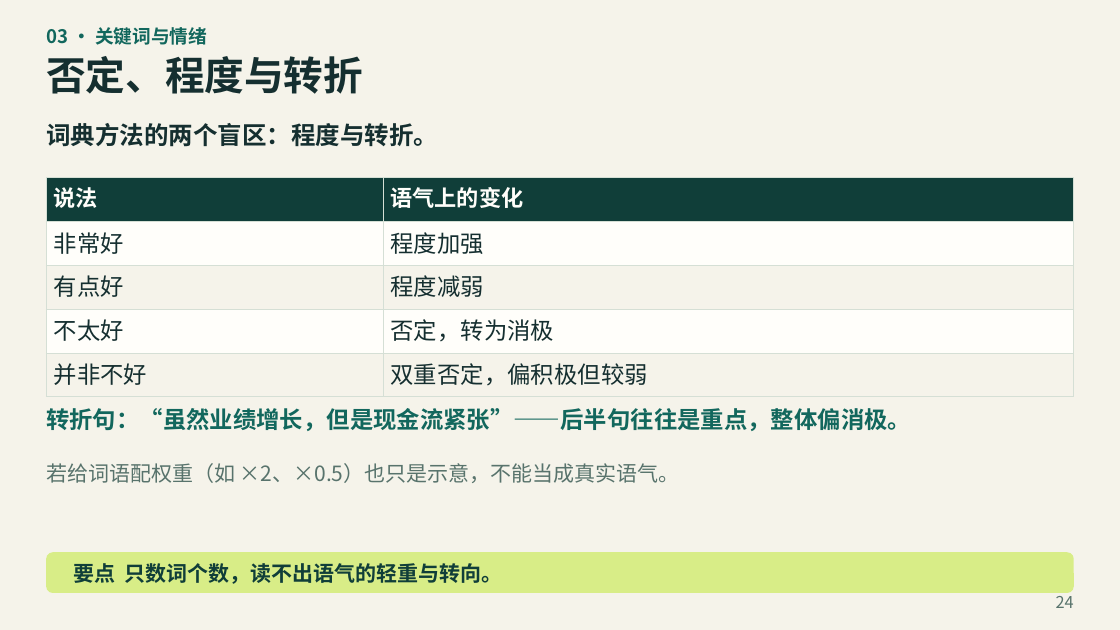
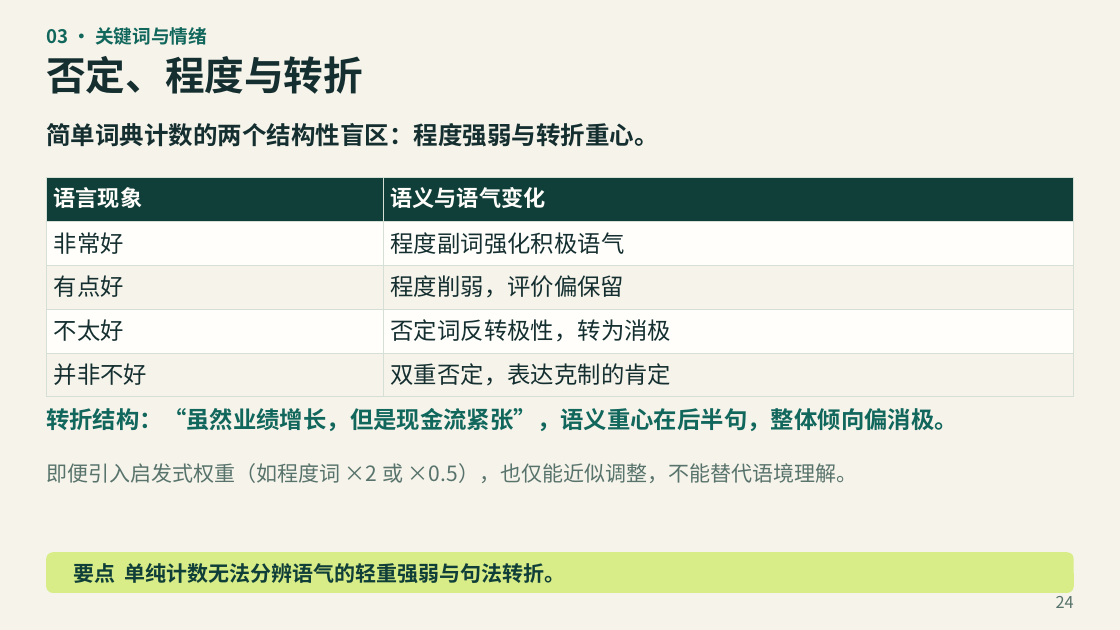
Before and after one commit to jefeerzhang/jefeerzhang.github.io, a slide deck: slide 24 of courses/big-data-finance/text-analysis/文本分析教学PPT.pptx. Drawn at 1120x630 pixels with LibreOffice and Linux fonts; fonts in the diff are those of the drawing. Boxes give left, top, right and bottom in pixels: in the first picture for what was removed or moved away, otherwise in the second. Text is boxed around its words. In the diff, an @@ line names an element or a change of style, - is before the commit and + after.

```diff
--- a/courses/big-data-finance/text-analysis/文本分析教学PPT.pptx
+++ b/courses/big-data-finance/text-analysis/文本分析教学PPT.pptx
@@ text at (x1=46, y1=123, x2=659, y2=147): text changed @@
-词典方法的两个盲区：程度与转折。
+简单词典计数的两个结构性盲区：程度强弱与转折重心。
@@ table at (x1=46, y1=178, x2=1074, y2=397) @@
-row 1, column 1: 说法
+row 1, column 1: 语言现象
-row 1, column 2: 语气上的变化
+row 1, column 2: 语义与语气变化
-row 2, column 2: 程度加强
+row 2, column 2: 程度副词强化积极语气
-row 3, column 2: 程度减弱
+row 3, column 2: 程度削弱，评价偏保留
-row 4, column 2: 否定，转为消极
+row 4, column 2: 否定词反转极性，转为消极
-row 5, column 2: 双重否定，偏积极但较弱
+row 5, column 2: 双重否定，表达克制的肯定
@@ text at (x1=46, y1=408, x2=958, y2=431): text changed @@
-转折句：“虽然业绩增长，但是现金流紧张”——后半句往往是重点，整体偏消极。
+转折结构：“虽然业绩增长，但是现金流紧张”，语义重心在后半句，整体倾向偏消极。
@@ text at (x1=46, y1=463, x2=857, y2=483): text changed @@
-若给词语配权重（如 ×2、×0.5）也只是示意，不能当成真实语气。
+即便引入启发式权重（如程度词 ×2 或 ×0.5），也仅能近似调整，不能替代语境理解。
@@ text in rounded rectangle at (x1=73, y1=563, x2=566, y2=583): text changed @@
-要点 只数词个数，读不出语气的轻重与转向。
+要点 单纯计数无法分辨语气的轻重强弱与句法转折。
```
Also in this commit, not shown: 40 other slides changed, 3 other files.
